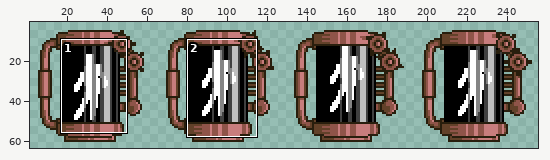
Sprite sheet -- Sprites/Objects/capsule_waiting.png. The picture above shows the old version from afar; the outline marks the close-up.
Close-up. Before the commit:
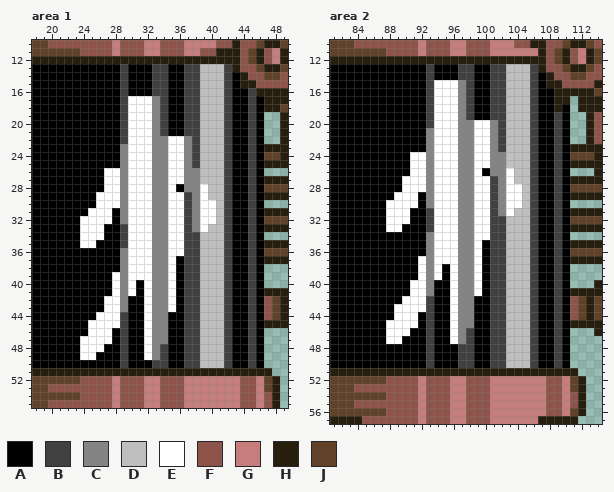
The file is 256x64 pixels. Colours within 5 levels of each other are drawn and written as one. Shown: area 1: x 18..49, y 10..55; area 2: x 81..114, y 10..57. The wide view leaves out empty margins. The commit also changed other parts of the picture, which this record leaves out.
Palette (. is transparent): A #000000  B #404040  C #848484  D #bfbfbf  E #ffffff  F #8f5449  G #c87d7d  H #281e0d  J #624129
Pixels before, area 1, first column x 18:
10 JJFFFFFFFFGFFFGGFFFGGGGFFHFFJHHJ
11 JJJJJJFFFFGFFFGGFFFGGFFHHHFJHFGH
12 HHHHHHHHHHHHHHHHHHHHHHHHHHFJHFGH
13 AAAAAAAAAAABAAABBAABBDDDBHFFJHHJ
14 AAAAAAAAAAABAAABBAABBDDDBAHFFJJF
15 AAAAAAAAAAABAAABBAABBDDDBAHHFFFF
16 AAAAAAAAAAABAAABBAABBDDDBAABHHHH
17 AAAAAAAAAAABEEECBAABBDDDBAABAHHH
18 AAAAAAAAAAABEEECBAABBDDDBAABAHHJ
19 AAAAAAAAAAABEEECBAABBDDDBAABA..H
20 AAAAAAAAAAABEEECBAABBDDDBAABA..H
21 AAAAAAAAAAABEEECBAABBDDDBAABA..H
22 AAAAAAAAAAABEEECCEECBDDDBAABA..H
23 AAAAAAAAAAACEEECCEECBDDDBAABAHHH
24 AAAAAAAAAAACEEECCEECBDDDBAABAJJH
25 AAAAAAAAAAACEEECCEECBDDDBAABAHHH
26 AAAAAAAAAEECEEECCEECCDDDBAABA...
27 AAAAAAAAAEECEEECCEECCDDDBAABAHHH
28 AAAAAAAAAEECEEECCEACCEDDBAABAJJJ
29 AAAAAAAAEEECEEECCEEBCEDDBAABAHHH
30 AAAAAAAAEEECEEECCEEBCEEDBAABA...
31 AAAAAAAEEEACEEECCEEBCEEDBAABAHHH
32 AAAAAAEEEEACEEECCEEBCEEDBAABAJJJ
33 AAAAAAEEEAABEEECCEEBCEDDBAABAHHH
34 AAAAAAEEEAABEEECCEEBBDDDBAABA...
35 AAAAAAEEAAABEEECCEEBBDDDBAABAHHH
36 AAAAAAAAAAACEEECCEEBBDDDBAABAJJJ
37 AAAAAAAAAAACEEECCEABBDDDBAABAHHH
38 AAAAAAAAAAACEEECCEABBDDDBAABA...
39 AAAAAAAAAAECEEECCEABBDDDBAABA...
40 AAAAAAAAAAECEAECCEABBDDDBAABA...
41 AAAAAAAAAAECEAECCEABBDDDBAABAHHH
42 AAAAAAAAAEECAAECCEABBDDDBAABAFJH
43 AAAAAAAAAEECAAECCEABBDDDBAABAFJH
44 AAAAAAAAEEEBAAECCAABBDDDBAABAFJH
45 AAAAAAAEEEEBAAECCAABBDDDBAABAHHH
46 AAAAAAAEEEABAAECCAABBDDDBAABA...
47 AAAAAAEEEEABAAECCAABBDDDBAABA...
48 AAAAAAEEEAABAAECBAABBDDDBAABA...
49 AAAAAAEEAAABAAECBAABBDDDBAABA...
50 AAAAAAAAAAABAAABBAABBDDDBAABA...
51 HHHHHHHHHHHHHHHHHHHHHHHHHHHHHH..
52 JJJJJJFFFFGFFFGGFFFGGGGGGGFFGJH.
53 JJFFFFFFFFGFFFGGFFFGGGGGGGFFGJH.
54 JJJJJJFFFFGFFFGGFFFGGGGGGGFFGFH.
55 JJFFFFFFFFGFFFGGFFFGGGGGGGFFGFH.
Pixels before, area 2, first column x 81:
10 JJJFFFFFFFFGFFFGGFFFGGGFFHHFFJHHJF
11 JJJJJJJFFFFGFFFGGFFFGGGGGGHFJHFGHJ
12 HHHHHHHHHHHHHHHHHHHHHHHHHHHFJHFGHJ
13 AAAAAAAAAAAABAAABBAABBDDDBHFFJHHJF
14 AAAAAAAAAAAABAAABBAABBDDDBAHFFJJFF
15 AAAAAAAAAAAABEEECBAABBDDDBAHHFFFFH
16 AAAAAAAAAAAABEEECBAABBDDDBAAHHHHHJ
17 AAAAAAAAAAAABEEECBAABBDDDBAAHH.HHH
18 AAAAAAAAAAAABEEECBAABBDDDBAAHA.HHH
19 AAAAAAAAAAAABEEECBAABBDDDBAABA..HF
20 AAAAAAAAAAAABEEECCEECBDDDBAABA..HF
21 AAAAAAAAAAAACEEECCEECBDDDBAABA..HF
22 AAAAAAAAAAAACEEECCEECBDDDBAABA..HF
23 AAAAAAAAAAAACEEECCEECBDDDBAABAHHHH
24 AAAAAAAAAAEECEEECCEECCDDDBAABAJJJH
25 AAAAAAAAAAEECEEECCEECCDDDBAABAHHHH
26 AAAAAAAAAAEECEEECCEACCEDDBAABA...H
27 AAAAAAAAAEEECEEECCEEBCEDDBAABAHHHH
28 AAAAAAAAAEEECEEECCEEBCEEDBAABAJJJJ
29 AAAAAAAAEEEACEEECCEEBCEEDBAABAHHHH
30 AAAAAAAEEEEACEEECCEEBCEEDBAABA....
31 AAAAAAAEEEAABEEECCEEBCEDDBAABAHHHH
32 AAAAAAAEEEAABEEECCEEBBDDDBAABAJJJJ
33 AAAAAAAEEAAABEEECCEEBBDDDBAABAHHHH
34 AAAAAAAAAAAACEEECCEEBBDDDBAABA....
35 AAAAAAAAAAAACEEECCEABBDDDBAABAHHHH
36 AAAAAAAAAAAACEEECCEABBDDDBAABAJJJJ
37 AAAAAAAAAAAECEEECCEABBDDDBAABAHHHH
38 AAAAAAAAAAAECEAECCEABBDDDBAABA....
39 AAAAAAAAAAAECEAECCEABBDDDBAABA....
40 AAAAAAAAAAEECAAECCEABBDDDBAABA...H
41 AAAAAAAAAAEECAAECCEABBDDDBAABAHHHH
42 AAAAAAAAAEEEBAAECCAABBDDDBAABAFJHJ
43 AAAAAAAAEEEEBAAECCAABBDDDBAABAFJHJ
44 AAAAAAAAEEEABAAECCAABBDDDBAABAFJHJ
45 AAAAAAAEEEEABAAECCAABBDDDBAABAHHHH
46 AAAAAAAEEEAABAAECBAABBDDDBAABA...H
47 AAAAAAAEEAAABAAECBAABBDDDBAABA....
48 AAAAAAAAAAAABAAABBAABBDDDBAABA....
49 AAAAAAAAAAAABAAABBAABBDDDBAABA....
50 AAAAAAAAAAAABAAABBAABBDDDBAABA....
51 HHHHHHHHHHHHHHHHHHHHHHHHHHHHHHH...
52 JJJJJJJFFFFGFFFGGFFFGGGGGGGFFGJH..
53 JJJFFFFFFFFGFFFGGFFFGGGGGGGFFGJH..
54 JJJJJJJFFFFGFFFGGFFFGGGGGGGFFGFH..
55 JJJFFFFFFFFGFFFGGFFFGGGGGGGFFGFH..
56 JJJJJJJFFFFGFFFGGFFFGGGGGGGFFGJH..
57 HHHHFFFFFFFGFFFGGFFFGGGGGGHHHHH...
After the commit:
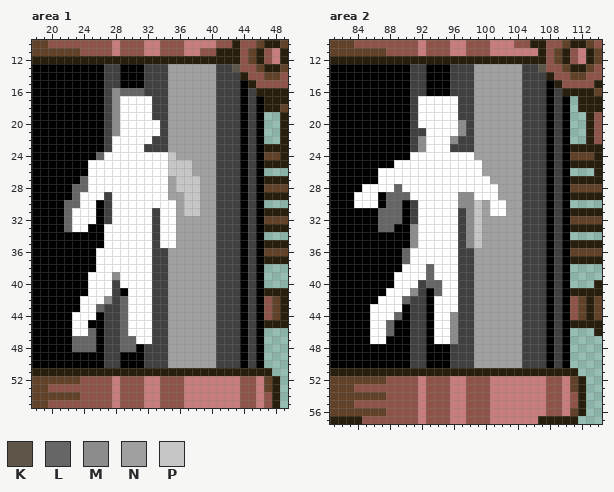
Colours new in this view: K #5e5649  L #666666  M #8c8c8c  N #a0a0a0  P #c6c6c6
The exact change:
Changed rows in their new state; - is an unchanged pixel.
Area 1:
first column x 22:
13 -----BBA--B--NNNNNNB-K-
14 -----BBA--B--NNNNNNB-B-
15 -----BBA--B--NNNNNNB-BA
16 -----BMLLLB--NNNNNNB-B-
17 -----BME---B-NNNNNNB-B-
18 -----BME---B-NNNNNNB-B-
19 -----BME---B-NNNNNNB-B-
20 -----BME---E-NNNNNNB-B-
21 -----BME---E-NNNNNNB-B-
22 -----BEE---BBNNNNNNB-B-
23 -----BEE--BBBNNNNNNB-B-
24 ----LEEE---EEPNNNNNB-B-
25 ---EEEEE---EEPPPNNNB-B-
26 ---EE--E---EEPPPNNNB-B-
27 --LEE--E---EENPPPNNB-B-
28 -LLEE--E---EENPPPNNB-B-
29 -LEE-B-E---EENNPPNNB-B-
30 LLEEAB-E---EE-NPPNNB-B-
31 LEE-ABEE---BE-NPPNNB-B-
32 LE--ABEE---BE-NNNNNB-B-
33 LE-AAEEE---BE-NNNNNB-B-
34 --AAAEEE---BE-NNNNNB-B-
35 --AA-EEE---BE-NNNNNB-B-
36 ----EEEE---BBNNNNNNB-B-
37 ----EEEE---BBNNNNNNB-B-
38 ----EEEE---BBNNNNNNB-B-
39 ---EEEME---BBNNNNNNB-B-
40 ---EEEBE-E-BBNNNNNNB-B-
41 ---EEEBA-E-BBNNNNNNB-B-
42 --EEEMBLEE-BBNNNNNNB-B-
43 --EELBBLEE-BBNNNNNNB-B-
44 -EEEABBLEE-BBNNNNNNB-B-
45 -EEAABBLEE-BBNNNNNNB-B-
46 -EELABBLEE-BBNNNNNNB-B-
47 -LLLABBLLE-BBNNNNNNB-B-
48 -LLLABBLL-BB-NNNNNNB-B-
49 --AA-BBA--BB-NNNNNNB-B-
50 -----BBA--B--NNNNNNB-B-
Area 2:
first column x 84:
13 -------BBA--B--NNNNNNB-K---
14 -------BBA--B--NNNNNNB-B---
15 -------BBAAABB-NNNNNNB-BA--
16 -------BBAAABB-NNNNNNB-B-B-
17 -------BEE---B-NNNNNNB-B-BA
18 -------BEE---B-NNNNNNB-B-B-
19 -------BEE---B-NNNNNNB-B---
20 -------BEE---MBNNNNNNB-B---
21 -------BBE---MBNNNNNNB-B---
22 -------BME--MBBNNNNNNB-B---
23 -------BME--BBBNNNNNNB-B---
24 ---------E---EENNNNNNB-B---
25 -----EE--E---EE-NNNNNB-B---
26 ---EEEE--E---EE-NNNNNB-B---
27 ---EEE---E---EE--NNNNB-B---
28 -EEEEL---E---EE--ENNNB-B---
29 EEE-LLL-EE---MM--ENNNB-B---
30 EEE-LLABEE---MMPNEENNB-B---
31 ---LLLABEE---BMPNEENNB-B---
32 ---LLLABEE---BMPNNNNNB-B---
33 ---LLA-MEE---BMPNNNNNB-B---
34 -------MEE---BMPNNNNNB-B---
35 -------MEE---BMPNNNNNB-B---
36 ------LEEE---BBNNNNNNB-B---
37 ------LE-E---BBNNNNNNB-B---
38 ------EE-L-E-BBNNNNNNB-B---
39 -----EEE-L-E-BBNNNNNNB-B---
40 -----EE-BLLE-BBNNNNNNB-B---
41 ----EEEMBALE-BBNNNNNNB-B---
42 ---EEELBBAEE-BBNNNNNNB-B---
43 --EEE-ABBAEE-BBNNNNNNB-B---
44 --EEELABBAEEMBBNNNNNNB-B---
45 --EELAABBAEEMBBNNNNNNB-B---
46 --EELAABBAEEMB-NNNNNNB-B---
47 --EEAA-BBAEEMB-NNNNNNB-B---
48 -------BBA--B--NNNNNNB-B---
49 -------BBA--B--NNNNNNB-B---
50 -------BBA--B--NNNNNNB-B---
Pixel boxes of the changes (left, top, right, bottom) in both close-ups:
changed: (64, 64, 248, 368)
changed: (354, 64, 570, 368)
